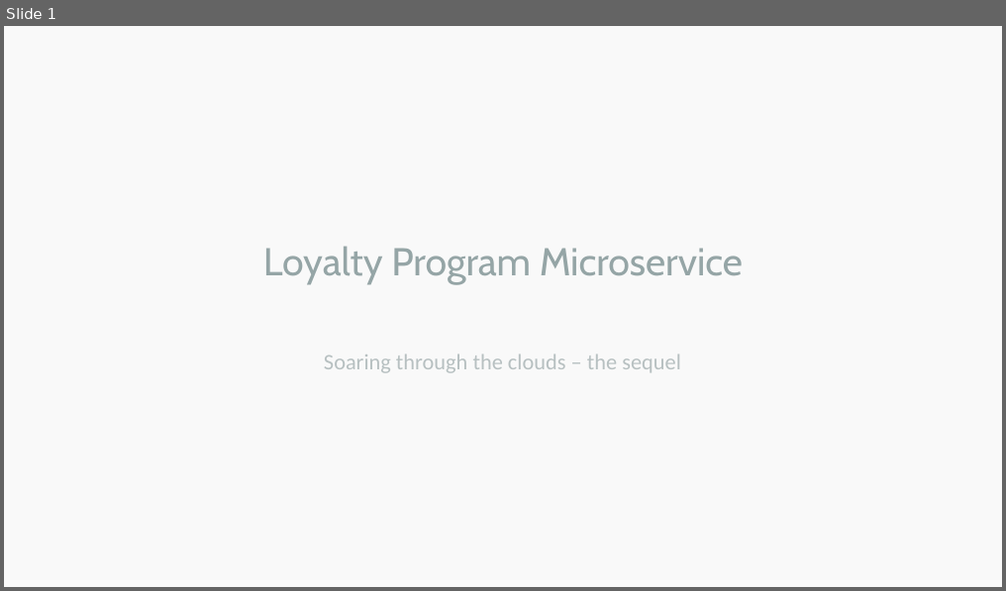
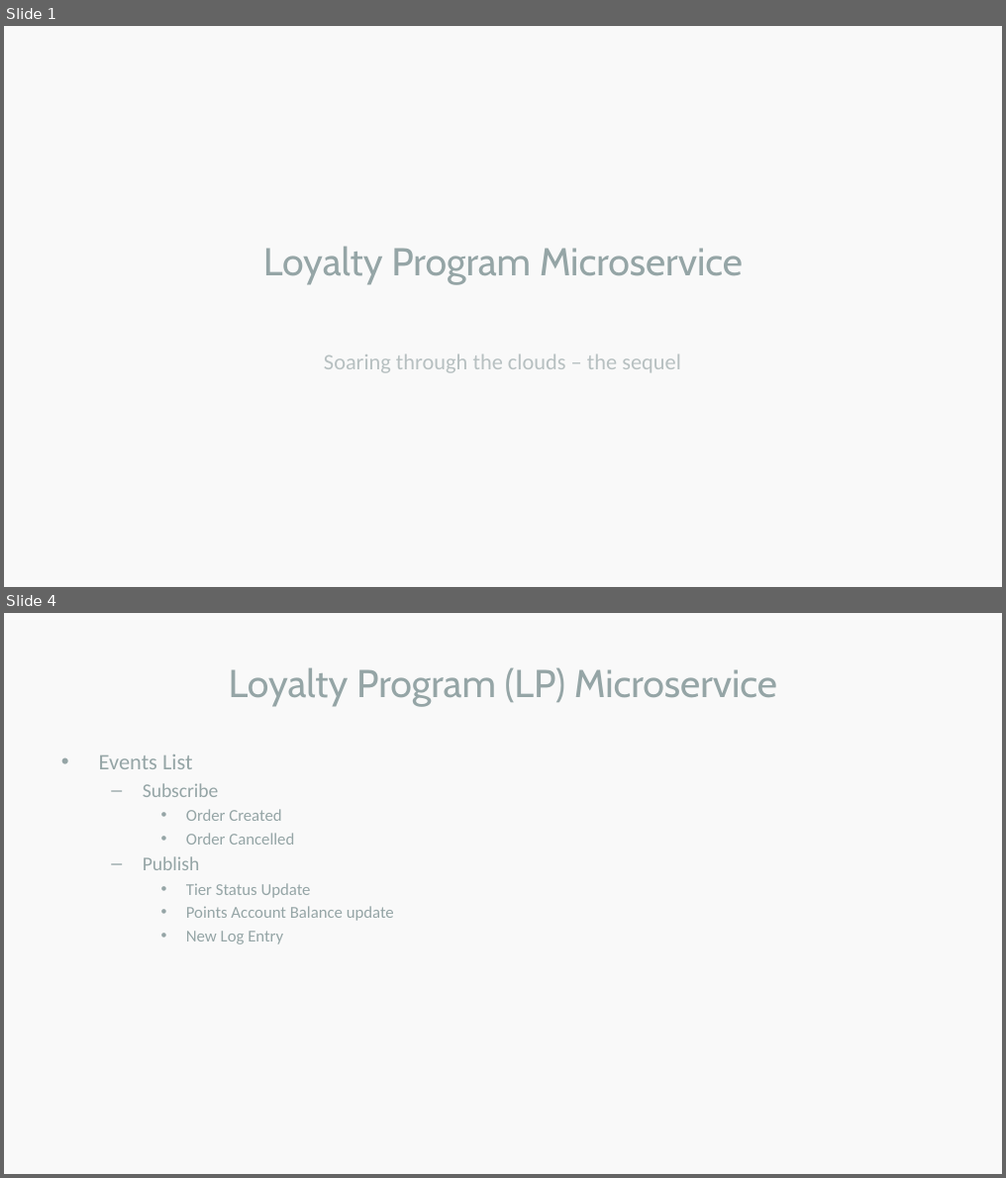
Before and after one commit to LinkRedCloud/loyaltyprogrammicroservice, a slide deck: Loyalty Program Microservice.pptx. Shown one above the other, each under a label of ours: slide 1 before the commit, slides 1 and 4 after it; the slides between them are not shown. The pictures are 1006x591 and 1006x1178 pixels, drawn with LibreOffice and Linux fonts; fonts in the diff are those of the drawing. Boxes give left, top, right and bottom in pixels: in the first picture for what was removed or moved away, otherwise in the second. Text is boxed around its words. In the diff, an @@ line names an element or a change of style, - is before the commit and + after.

Commit message:
Loyalty Program Microservice Design Document

```diff
--- a/Loyalty Program Microservice.pptx
+++ b/Loyalty Program Microservice.pptx
@@ slide 4 added at (4, 613, 1002, 1174), background #F9F9F9 @@
@@ title added at (229, 667, 777, 707), 37.3 pt, text #95A5A6 @@
+Loyalty Program (LP) Microservice
@@ text added at (99, 755, 394, 945), 16 pt, text #95A5A6 @@
+• Events List
+  – Subscribe
+    • Order Created
+    • Order Cancelled
+  – Publish
+    • Tier Status Update
+    • Points Account Balance update
+    • New Log Entry
```
Also in this commit, not shown: 2 slides changed, 1 other slide added.
